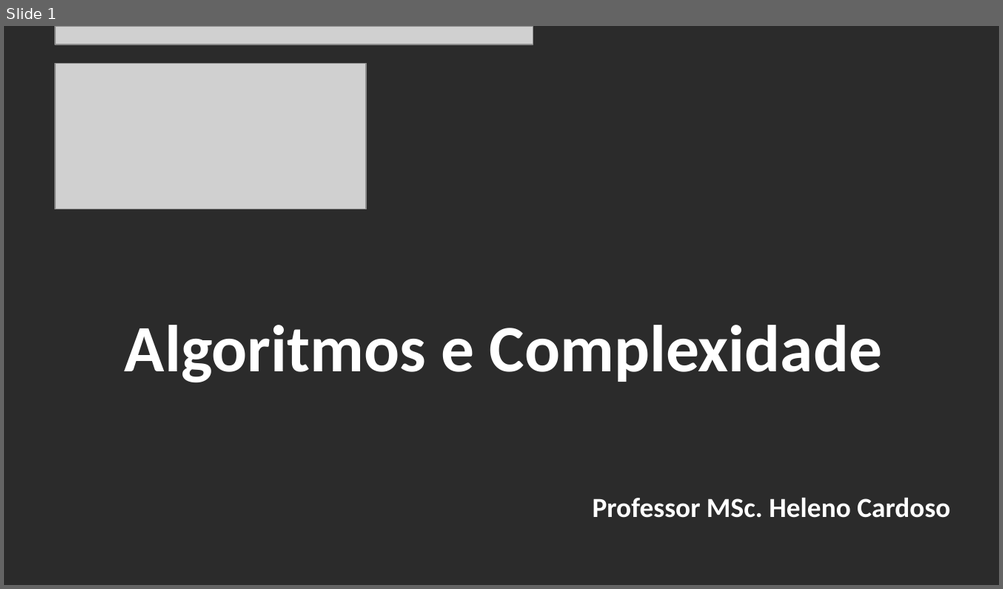
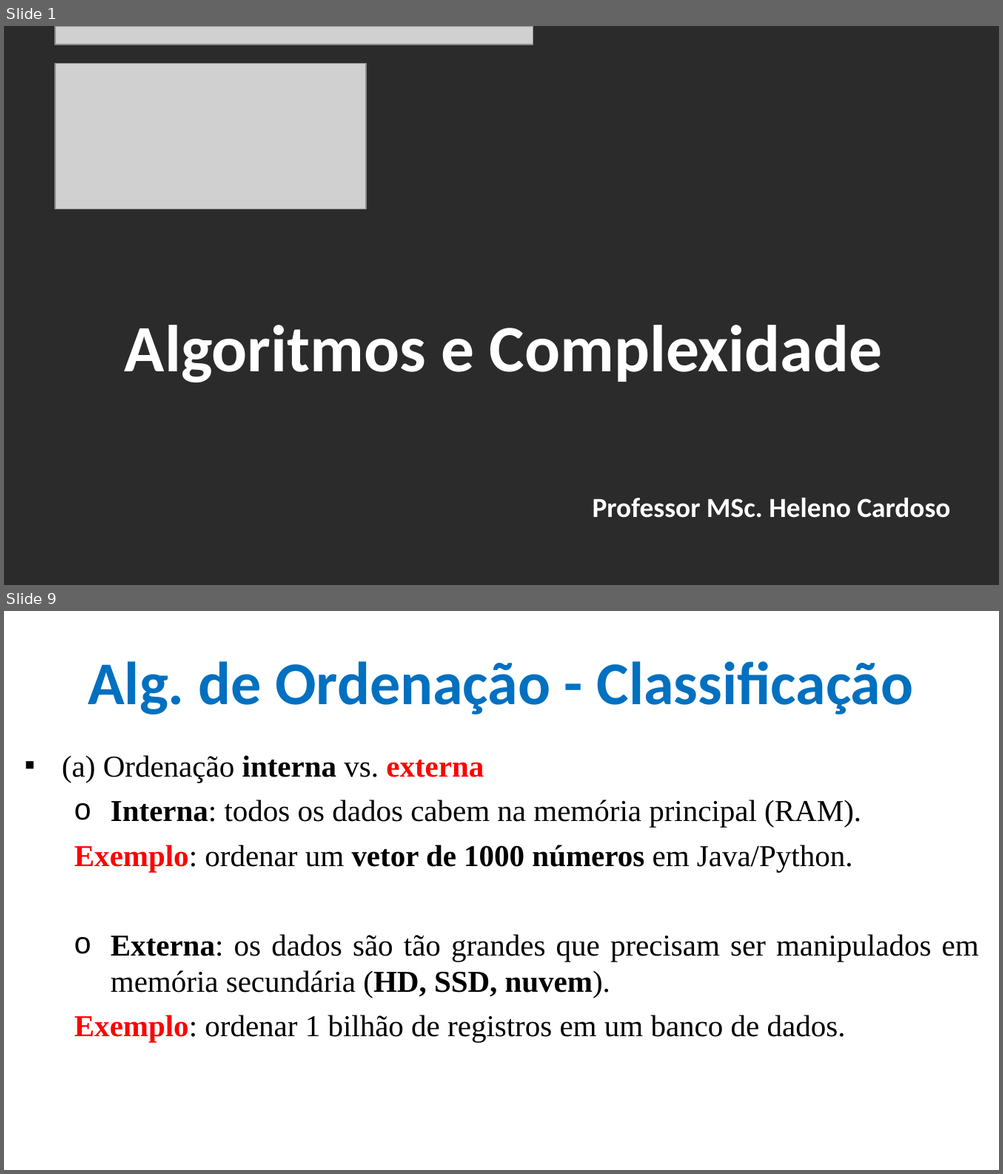
Before and after one commit to CloudEducationBrazil/WydenAlgoritmosEComplexidade, a slide deck: 01 Classes/Aula 04 - Algoritmos e Complexidade - Algoritmos de Ordenação.pptx. Shown one above the other, each under a label of ours: slide 1 before the commit, slides 1 and 9 after it; the slides between them are not shown. The pictures are 1003x589 and 1003x1174 pixels, drawn with LibreOffice and Linux fonts; fonts in the diff are those of the drawing; grey boxes stand for pictures; background and template pictures are left out; a plain dark background stands for a picture behind light text. Boxes give left, top, right and bottom in pixels: in the first picture for what was removed or moved away, otherwise in the second. Text is boxed around its words. In the diff, an @@ line names an element or a change of style, - is before the commit and + after.

Commit message:
Alg e Compl - Alg de Ordenação 01Set2025 ...

```diff
--- a/01 Classes/Aula 04 - Algoritmos e Complexidade - Algoritmos de Ordenação.pptx
+++ b/01 Classes/Aula 04 - Algoritmos e Complexidade - Algoritmos de Ordenação.pptx
@@ slide 9 added at (x1=4, y1=611, x2=999, y2=1170), background picture (left out) @@
@@ title added at (x1=88, y1=661, x2=913, y2=715), 44 pt, text #0070C0, bold @@
+Alg. de Ordenação - Classificação
@@ text added at (x1=62, y1=755, x2=979, y2=1042), 22 pt, text #000000 @@
+▪ (a) Ordenação interna vs. externa
+  o Interna: todos os dados cabem na memória principal (RAM).
+  Exemplo: ordenar um vetor de 1000 números em Java/Python.
+  o Externa: os dados são tão grandes que precisam ser manipulados em memória secundária (HD, SSD, nuvem).
+  Exemplo: ordenar 1 bilhão de registros em um banco de dados.
```
Also in this commit, not shown: 6 slides changed, 31 other slides added, 12 other files.
